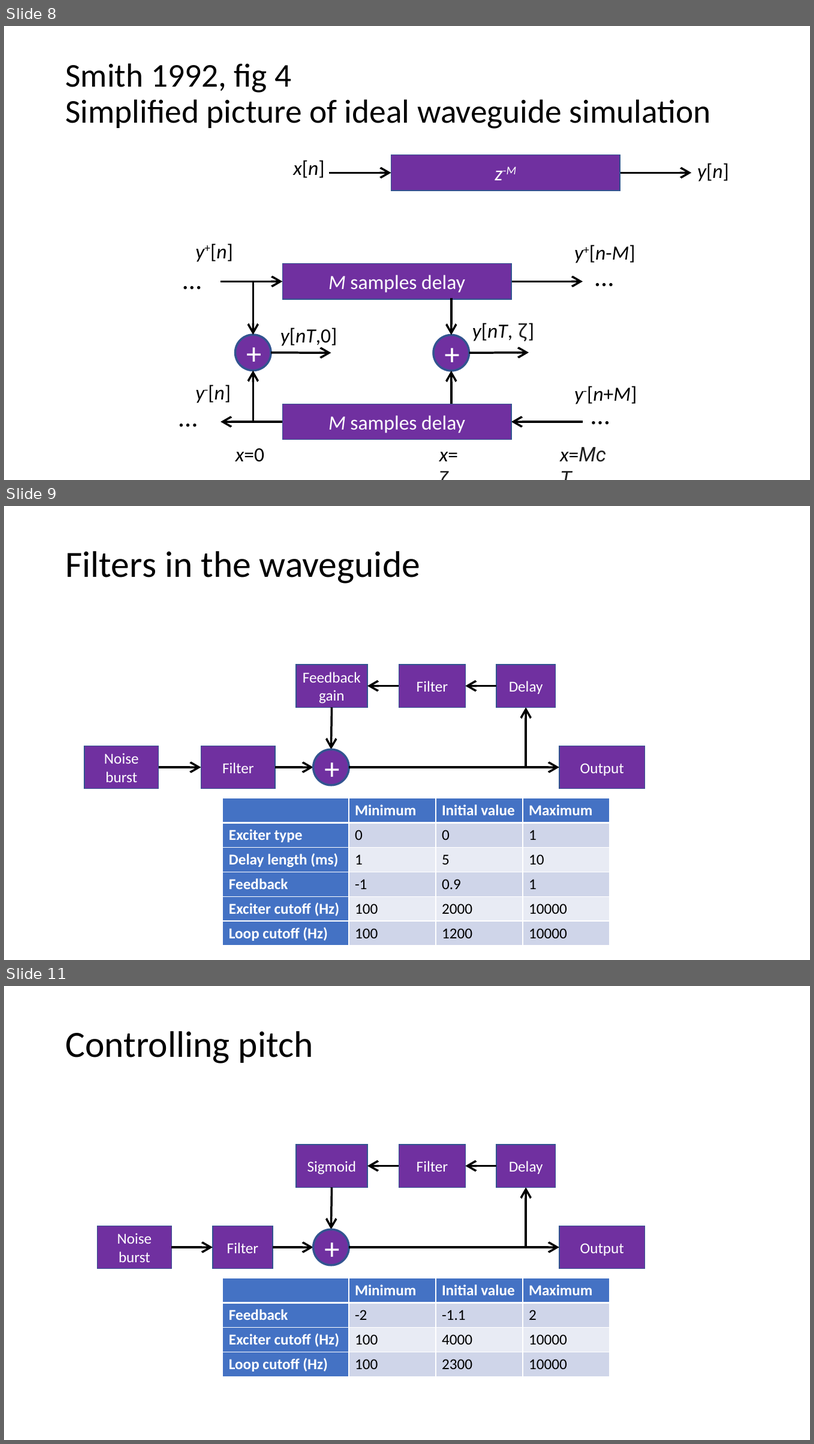
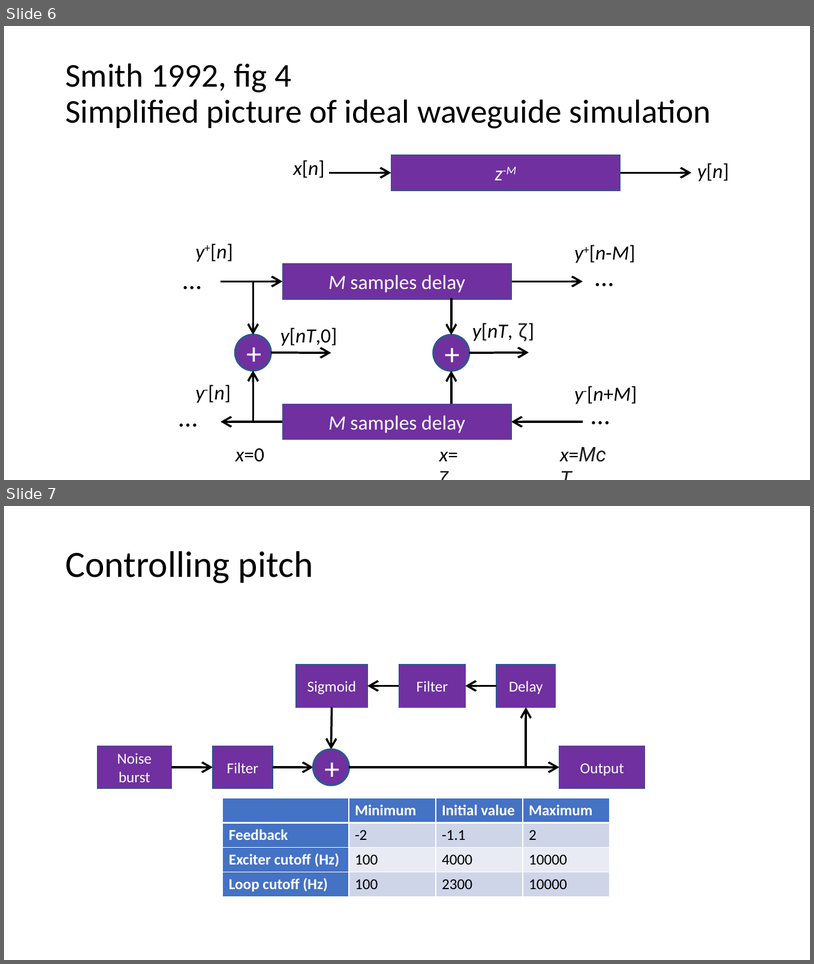
Before and after one commit to joshreiss/digital-waveguides-review, a slide deck: Figures and settings.pptx. Shown one above the other, each under a label of ours: slides 8, 9 and 11 before the commit, slides 6 and 7 after it; the slides between them are not shown. The pictures are 814x1444 and 814x964 pixels, drawn with LibreOffice and Linux fonts; fonts in the diff are those of the drawing. Boxes give left, top, right and bottom in pixels: in the first picture for what was removed or moved away, otherwise in the second. Text is boxed around its words. In the diff, an @@ line names an element or a change of style, - is before the commit and + after.

```diff
--- a/Figures and settings.pptx
+++ b/Figures and settings.pptx
@@ slide 9 removed at <box>4,506,810,960</box>, background #FFFFFF @@
@@ title removed at <box>65,551,420,583</box> @@
-Filters in the waveguide
@@ group removed at <box>84,664,646,789</box>: 7 arrows, 6 rectangles, 1 ellipse @@
-Filter
-Filter
-Feedbackgain
-Output
-+
-Noise
-burst
-Delay
@@ table removed at <box>223,798,610,945</box>, 6 rows, 4 columns @@
- | Minimum | Initial value | Maximum
-Exciter type | 0 | 0 | 1
-Delay length (ms) | 1 | 5 | 10
-Feedback | -1 | 0.9 | 1
-Exciter cutoff (Hz) | 100 | 2000 | 10000
-Loop cutoff (Hz) | 100 | 1200 | 10000
@@ what was slide 8 is now slide 6 @@
@@ what was slide 11 is now slide 7 @@
```
Also in this commit, not shown: 3 other slides removed, 38 other files.
